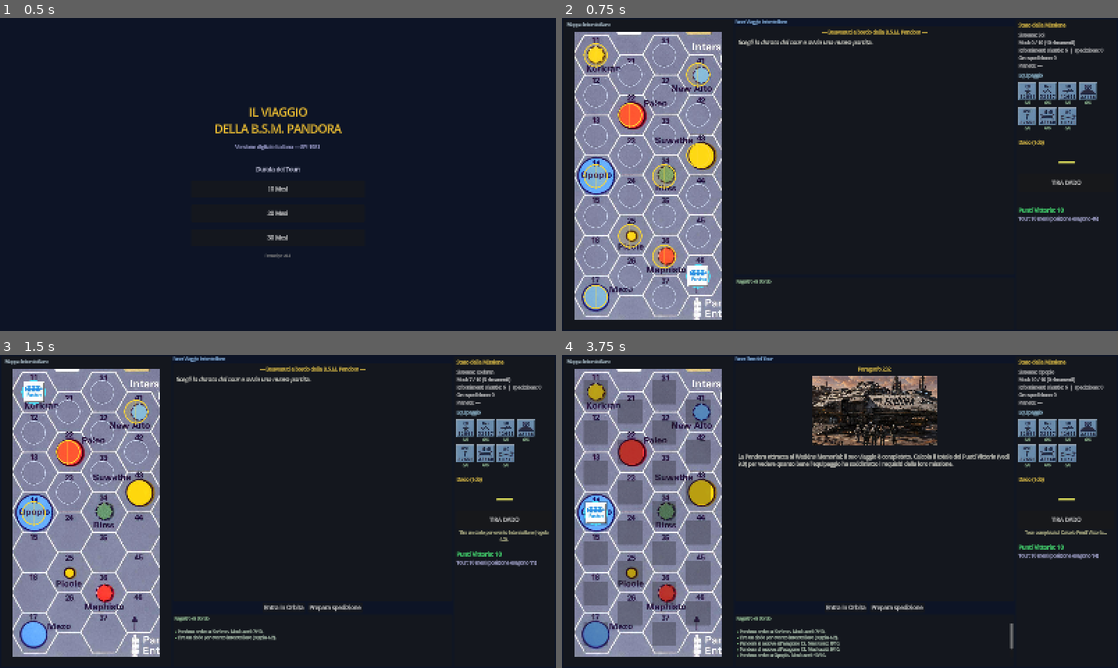
Above: before the commit, frames 1-4 (two rows, left to right).
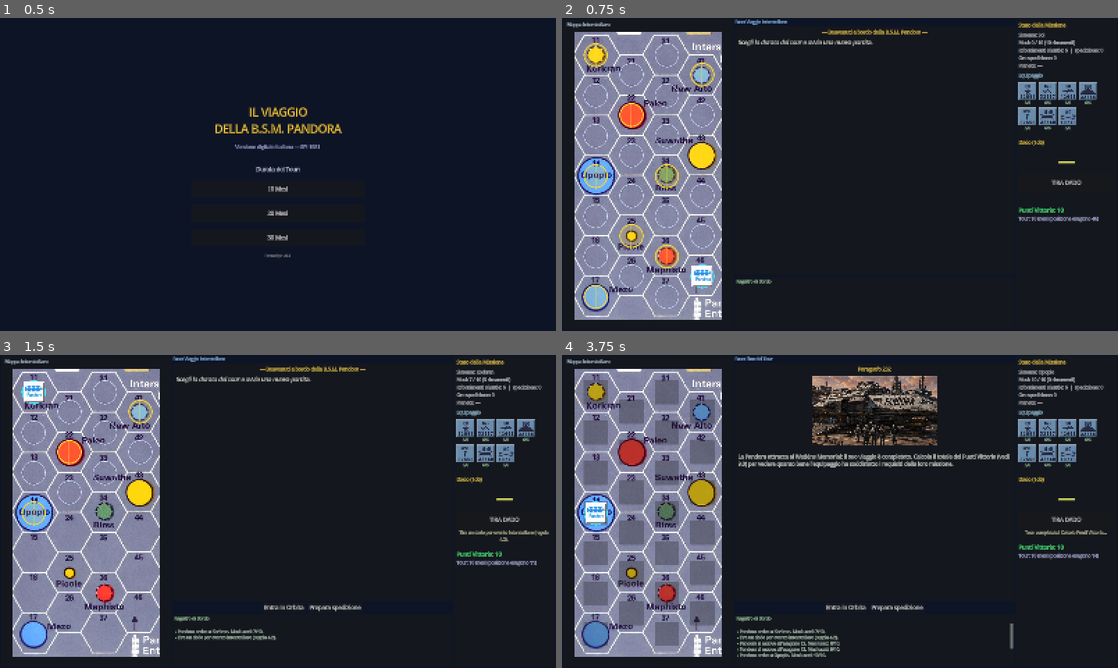
Above: after the commit, the same moments.

Repository: Tannoiser2/voyage-of-BSM-Pandora
Game: Godot game, scene res://scenes/Main.tscn
The game is run twice, just before and just after one commit, with the same random seed, the same clock (stepped at 60 frames per second) and the same inputs.
Inputs (mouse positions are in pixels of both pictures, inside the frame that each line leads up to):
- Up to frame 1 (0.5 s): no input
- Up to frame 2 (0.75 s): click "10 Mesi" at 0.5 s
- Up to frame 3 (1.5 s): click (33, 392) at 1.25 s
- Up to frame 4 (3.75 s): click (595, 433) at 2 s; click (595, 473) at 2.75 s; click (595, 514) at 3.5 s

Frame 1 is identical in both runs. In frame 2, 1.9% of the frame differs, in the area x 10-28%, y 8-93%; in frame 3, 0.8%; in frame 4, 1.4%.

Commit message:
Mappe (parte 2): calibrazione mappa interstellare
I pulsanti esagono e il marker Pandora erano scostati rispetto all'art reale
della mappa. Misurati i centri dei dischi-sistema su Voyage Map.jpg e corretto
il passo orizzontale della griglia (GRID_DX 78 -> 81). Ora dischi, esagoni
evidenziati e marker cadono sugli esagoni disegnati. Verificato a runtime con
screenshot del pannello.

Diff:
--- a/godot/scripts/GameScreen.gd
+++ b/godot/scripts/GameScreen.gd
@@ -28,7 +28,7 @@
 const INTER_SCALE := 1.26
 const INTER_OFFSET := Vector2(33, 36)
 const GRID_BASE := Vector2(82, 1399)   # centro esagono 11 in pixel mappa
-const GRID_DX := 78.0
+const GRID_DX := 81.0                   # passo orizzontale (calibrato sui dischi-sistema)
 const GRID_DY := 92.0
 const GRID_EVEN_OFFSET := 45.0
 
